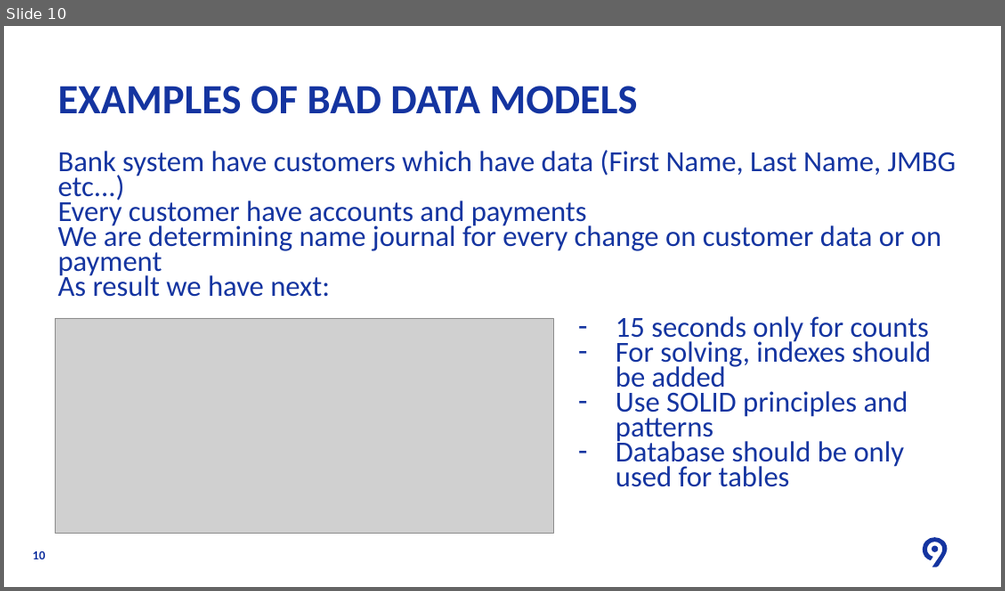
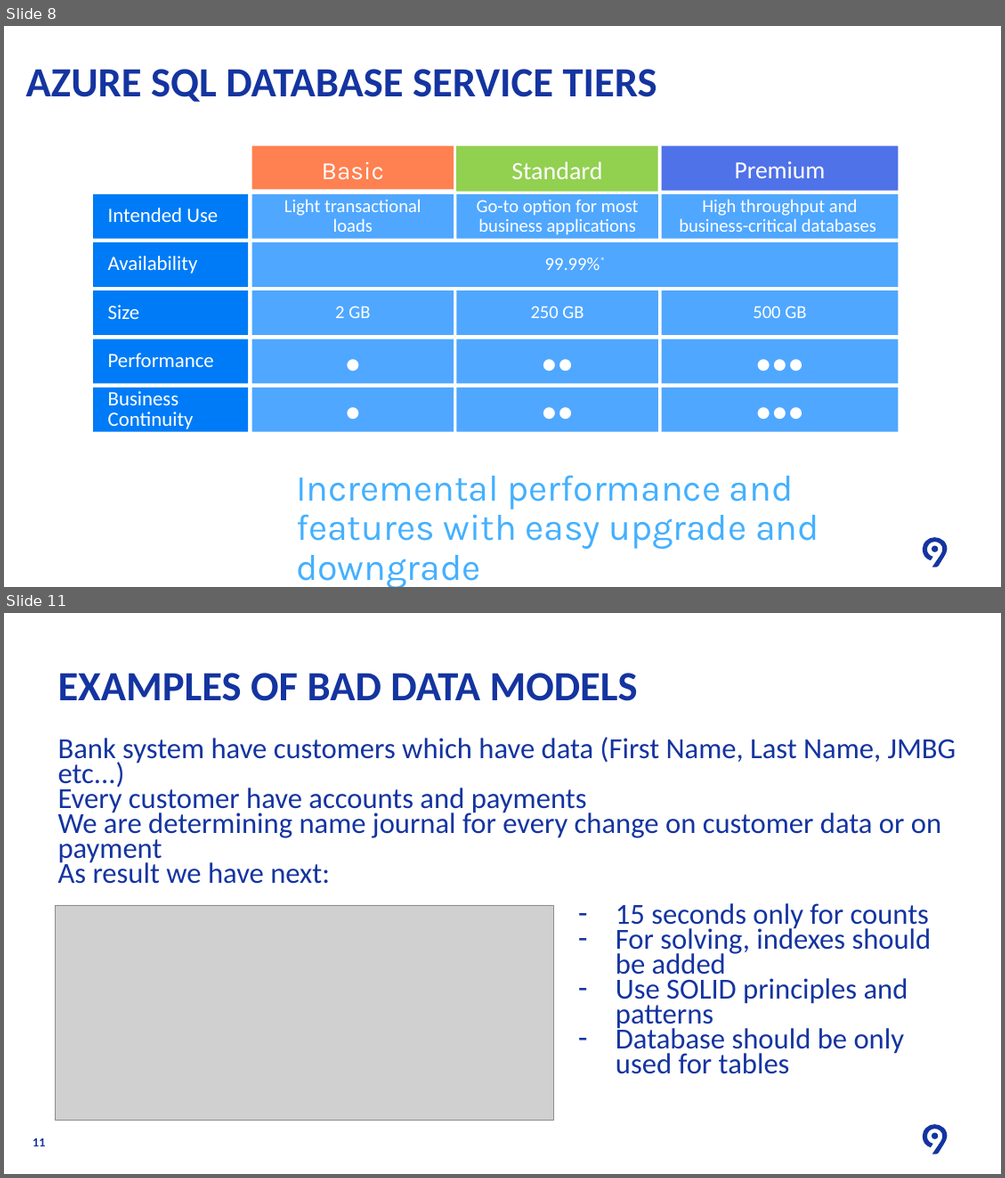
Before and after one commit to Levi9NS/Code9-2021, a slide deck: Azure Database (SQL and Cosmos)/SQL/Code9 2021 - SQL Database.pptx. Shown one above the other, each under a label of ours: slide 10 before the commit, slides 8 and 11 after it; the slides between them are not shown. The pictures are 1005x591 and 1005x1178 pixels, drawn with LibreOffice and Linux fonts; fonts in the diff are those of the drawing; grey boxes stand for pictures; background and template pictures are left out. Boxes give left, top, right and bottom in pixels: in the first picture for what was removed or moved away, otherwise in the second. Text is boxed around its words. In the diff, an @@ line names an element or a change of style, - is before the commit and + after.

```diff
--- a/Azure Database (SQL and Cosmos)/SQL/Code9 2021 - SQL Database.pptx
+++ b/Azure Database (SQL and Cosmos)/SQL/Code9 2021 - SQL Database.pptx
@@ slide 8 added at [4,26,1001,587], background #FFFFFF; not listed: 2 template elements that a slide beside it also shows @@
@@ title added at [26,69,657,102], 40 pt, text #1434A0, bold @@
+AZURE SQL DATABASE SERVICE TIERS
@@ rectangle added at [252,145,454,189], fill #FF8051, 24 pt, text #FFFFFF @@
+Basic
@@ rectangle added at [257,149,462,194], fill #FFFFFF, 24 pt, text #FFFFFF @@
+Basic
@@ rectangle added at [456,145,658,192], fill #92D050, 24 pt, text #FFFFFF @@
+Standard
@@ rectangle added at [662,145,898,190], fill #4F72E9, 23.5 pt, text #FFFFFF @@
+Premium
@@ rectangle added at [93,194,248,239], fill #007BF7, 19.6 pt, text #FFFFFF @@
+Intended Use
@@ rectangle added at [252,194,454,239], fill #50A7FF, 17.6 pt, text #FFFFFF @@
+Light transactional loads
@@ rectangle added at [456,194,658,239], fill #50A7FF, 17.6 pt, text #FFFFFF @@
+Go-to option for most business applications
@@ rectangle added at [662,194,898,239], fill #50A7FF, 17.6 pt, text #FFFFFF @@
+High throughput and business-critical databases
@@ rectangle added at [93,242,248,286], fill #007BF7, 19.6 pt, text #FFFFFF @@
+Availability
@@ rectangle added at [252,242,898,286], fill #50A7FF, 17.6 pt, text #FFFFFF @@
+99.99%*
@@ rectangle added at [93,290,248,335], fill #007BF7, 19.6 pt, text #FFFFFF @@
+Size
@@ rectangle added at [252,290,454,335], fill #50A7FF, 17.6 pt, text #FFFFFF @@
+2 GB
@@ rectangle added at [456,290,658,335], fill #50A7FF, 17.6 pt, text #FFFFFF @@
+250 GB
@@ rectangle added at [662,290,898,335], fill #50A7FF, 17.6 pt, text #FFFFFF @@
+500 GB
@@ rectangle added at [93,339,248,384], fill #007BF7, 19.6 pt, text #FFFFFF @@
+Performance
@@ rectangle added at [252,339,454,384], fill #50A7FF, 31.4 pt, text #FFFFFF @@
+•
@@ rectangle added at [456,339,658,384], fill #50A7FF, 31.4 pt, text #FFFFFF @@
+••
@@ rectangle added at [662,339,898,384], fill #50A7FF, 31.4 pt, text #FFFFFF @@
+•••
@@ rectangle added at [93,387,248,431], fill #007BF7, 19.6 pt, text #FFFFFF @@
+Business Continuity
@@ rectangle added at [252,387,454,431], fill #50A7FF, 31.4 pt, text #FFFFFF @@
+•
@@ rectangle added at [456,387,658,431], fill #50A7FF, 31.4 pt, text #FFFFFF @@
+••
@@ rectangle added at [662,387,898,431], fill #50A7FF, 31.4 pt, text #FFFFFF @@
+•••
@@ text added at [296,475,819,587], 35.3 pt, text #44B0FF @@
+Incremental performance and features with easy upgrade and downgrade
@@ what was slide 10 is now slide 11 @@
@@ page number at [32,1138,45,1146]: text changed @@
-10
+11
```
Also in this commit, not shown: 5 slides changed, 3 other slides added, 3 slides removed.
